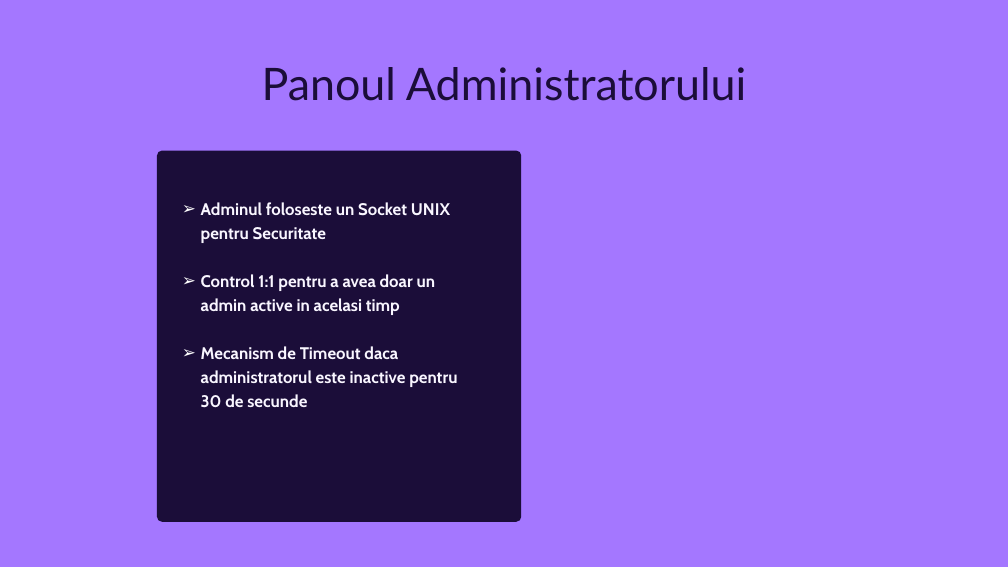
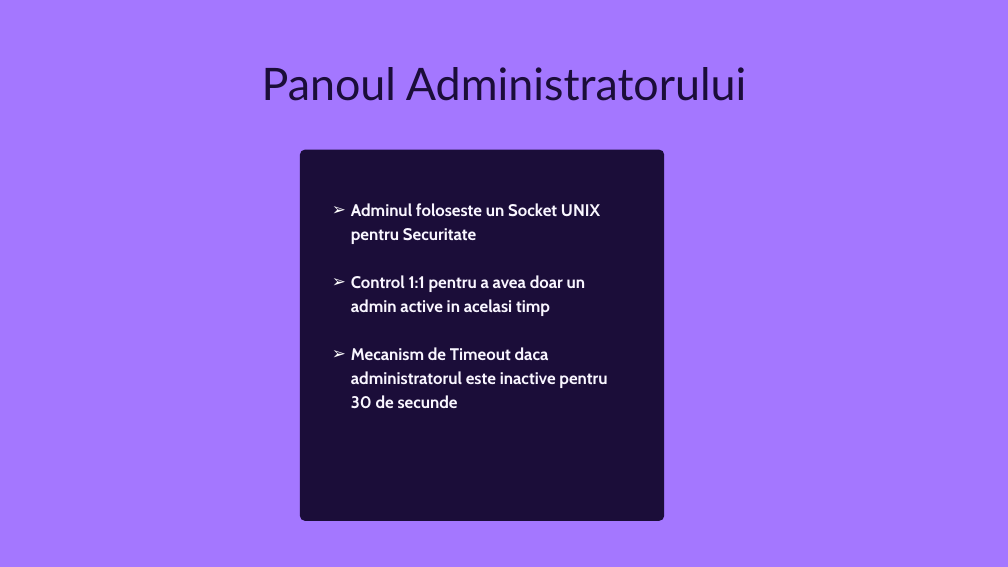
Before and after one commit to Nicu-2004/proiectpcd, a slide deck: slide 10 of PrezentarePCD.pptx. Drawn at 1008x567 pixels with LibreOffice and Linux fonts; fonts in the diff are those of the drawing; background and template pictures are left out. Boxes give left, top, right and bottom in pixels: in the first picture for what was removed or moved away, otherwise in the second. Text is boxed around its words. In the diff, an @@ line names an element or a change of style, - is before the commit and + after.

```diff
--- a/PrezentarePCD.pptx
+++ b/PrezentarePCD.pptx
@@ freeform shape: place and size @@
-freeform shape at box(157, 151, 522, 522)
+freeform shape at box(300, 150, 664, 521)
@@ text "Adminul foloseste un Socket UNIX ...": place and size @@
-text "Adminul foloseste un Socket UNIX ..." at box(201, 202, 457, 408)
+text "Adminul foloseste un Socket UNIX ..." at box(351, 203, 607, 409)
```
Also in this commit, not shown: 4 other slides changed.
